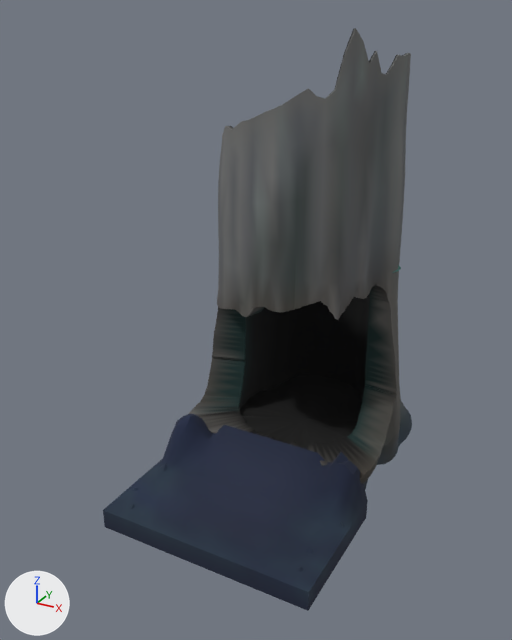
Two versions of the glTF model models/towers/hollowbole_moonrise.glb, one commit apart.
Both versions are drawn from a camera (50 mm lens) standing at (8.21, -15.68, 12.62) and looking at (-0.6, 0.32, 4.62). Every picture has the same lights, and +X, +Y and +Z are marked at lower left. The older version comes first.

The scene before the commit, as lines of its bpy script (objects in view):
```python
me_towerskinboleberm_001 = bpy.data.meshes.new('towerSkinBoleBerm.001')
me_towerskinboleberm_001.from_pydata(...)  # 282 vertices, 536 faces; spans x -3.12..3.12, y -3.84..0.06, z -0.62..1.52
me_towerskinboleberm_001.materials.append(mat_boleberm)
me_towerskinboleshell_001 = bpy.data.meshes.new('towerSkinBoleShell.001')
me_towerskinboleshell_001.from_pydata(...)  # 3414 vertices, 6828 faces; spans x -3.07..3.08, y -0.22..6.3, z -0.09..12.2
me_towerskinboleshell_001.materials.append(mat_bole)
ob_towerskinboleberm = bpy.data.objects.new('towerSkinBoleBerm', me_towerskinboleberm_001)
ob_towerskinboleberm.location = (0.0, 0.0, 0.0)
ob_towerskinboleshell = bpy.data.objects.new('towerSkinBoleShell', me_towerskinboleshell_001)
ob_towerskinboleshell.location = (0.0, 0.0, 0.0)
```
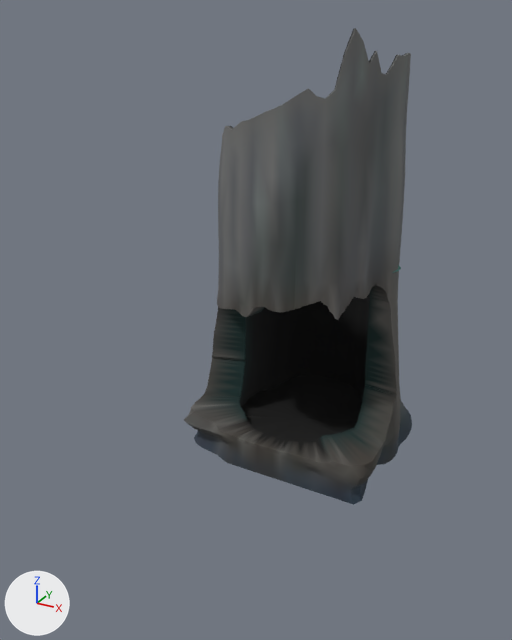
Boxes (x1, y1, x2, y2) around the edits, measured in the pictures (512 x 640 px):
'towerSkinBoleBerm', deleted (blue)
    before: (103, 414, 368, 611)

What the commit changed:
Object 'towerSkinBoleBerm' (ob_towerskinboleberm) is deleted.
